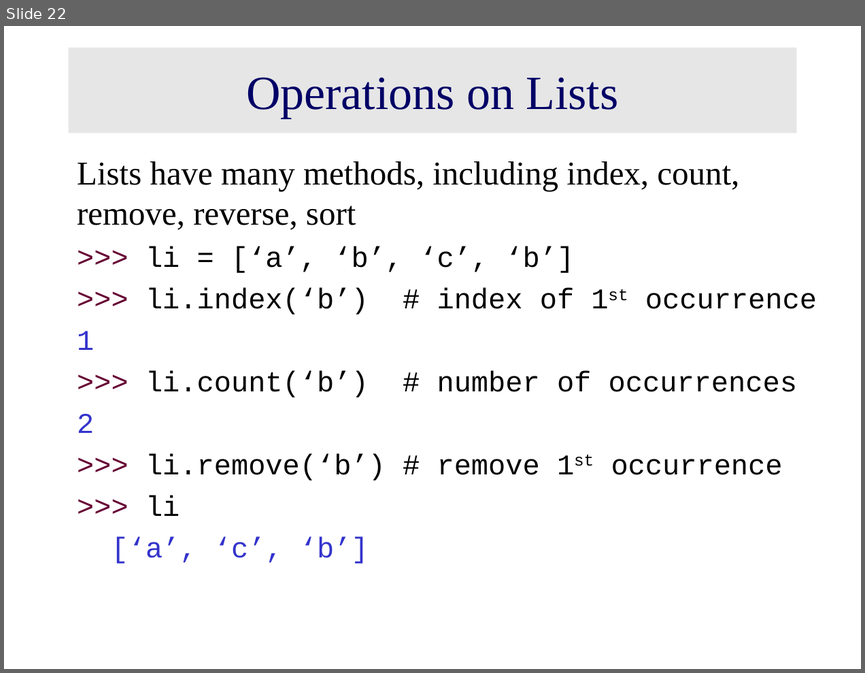
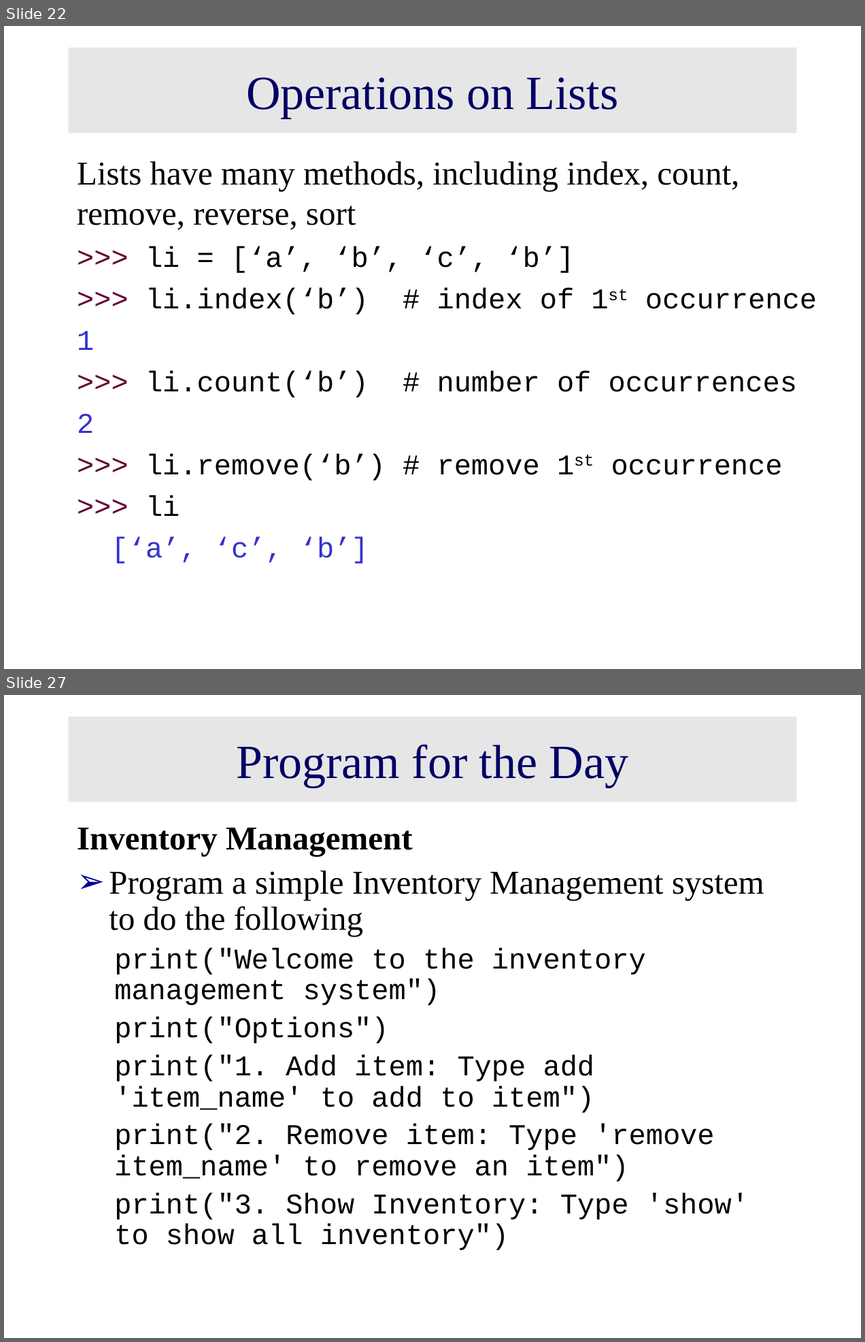
Before and after one commit to raaes0123/Python-training-resource, a slide deck: Python Day 2.ppt. Shown one above the other, each under a label of ours: slide 22 before the commit, slides 22 and 27 after it; the slides between them are not shown. The pictures are 865x673 and 865x1342 pixels, drawn with LibreOffice and Linux fonts; fonts in the diff are those of the drawing. Boxes give left, top, right and bottom in pixels: in the first picture for what was removed or moved away, otherwise in the second. Text is boxed around its words. In the diff, an @@ line names an element or a change of style, - is before the commit and + after.

```diff
--- a/Python Day 2.ppt
+++ b/Python Day 2.ppt
@@ slide 27 added at (4,695,861,1338), background #FFFFFF @@
@@ title added at (68,717,797,802), fill #E6E6E6, 40 pt, text #000066 @@
+Program for the Day
@@ text added at (77,828,764,1250), 24 pt, text #000000 @@
+Inventory Management
+➢ Program a simple Inventory Management system to do the following
+  print("Welcome to the inventory management system")
+  print("Options")
+  print("1. Add item: Type add 'item_name' to add to item")
+  print("2. Remove item: Type 'remove item_name' to remove an item")
+  print("3. Show Inventory: Type 'show' to show all inventory")
```
Also in this commit, not shown: 5 slides changed, 6 other slides added, 2 slides removed, 1 other file.
